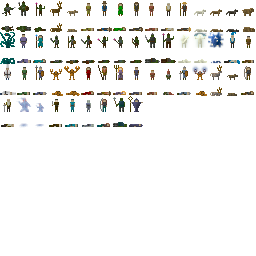
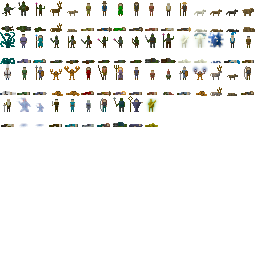
Layers edited between the first and the second 256×256 image:
painted on "Background" over [145, 98, 159, 127]
